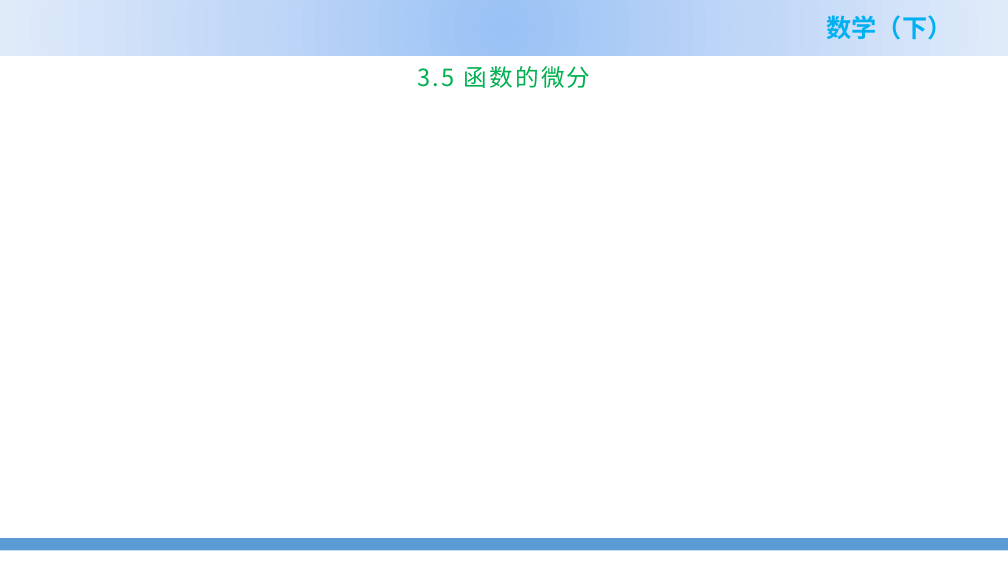
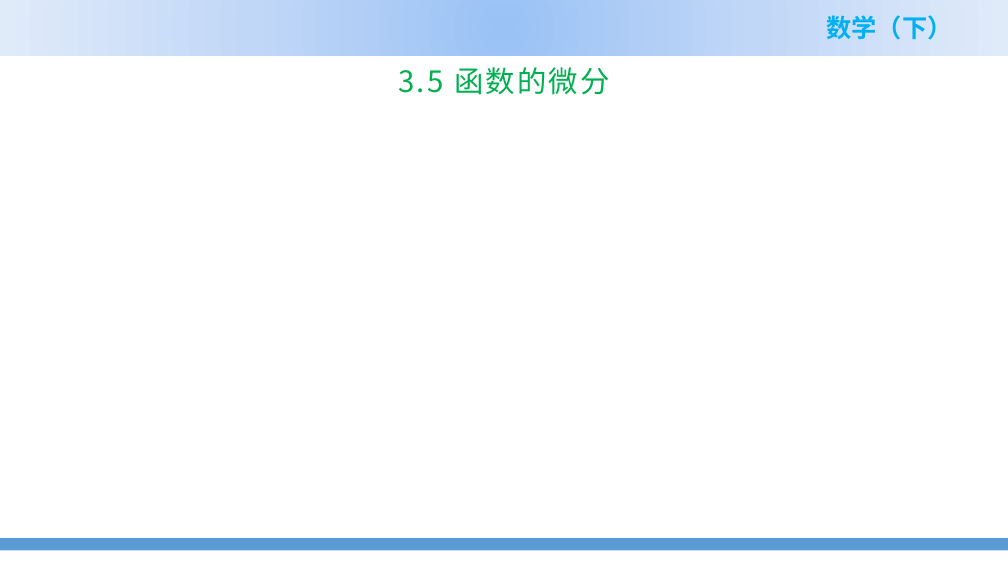
Before and after one commit to zhangshenxing/zhangshenxing.github.io, a slide deck: slide 1 of teaching/2022_spring_Math_II_ppt/3.5 函数的微分.pptx. Drawn at 1008x567 pixels with LibreOffice and Linux fonts; fonts in the diff are those of the drawing; grey boxes stand for pictures; background and template pictures are left out. Boxes give left, top, right and bottom in pixels: in the first picture for what was removed or moved away, otherwise in the second. Text is boxed around its words. In the diff, an @@ line names an element or a change of style, - is before the commit and + after.

```diff
--- a/teaching/2022_spring_Math_II_ppt/3.5 函数的微分.pptx
+++ b/teaching/2022_spring_Math_II_ppt/3.5 函数的微分.pptx
@@ title "3.5 函数的微分" at (398,67,609,95): size 22.5 to 28 pt; vertical alignment top to middle @@
```
Also in this commit, not shown: 2 slides added, 7 other files.
